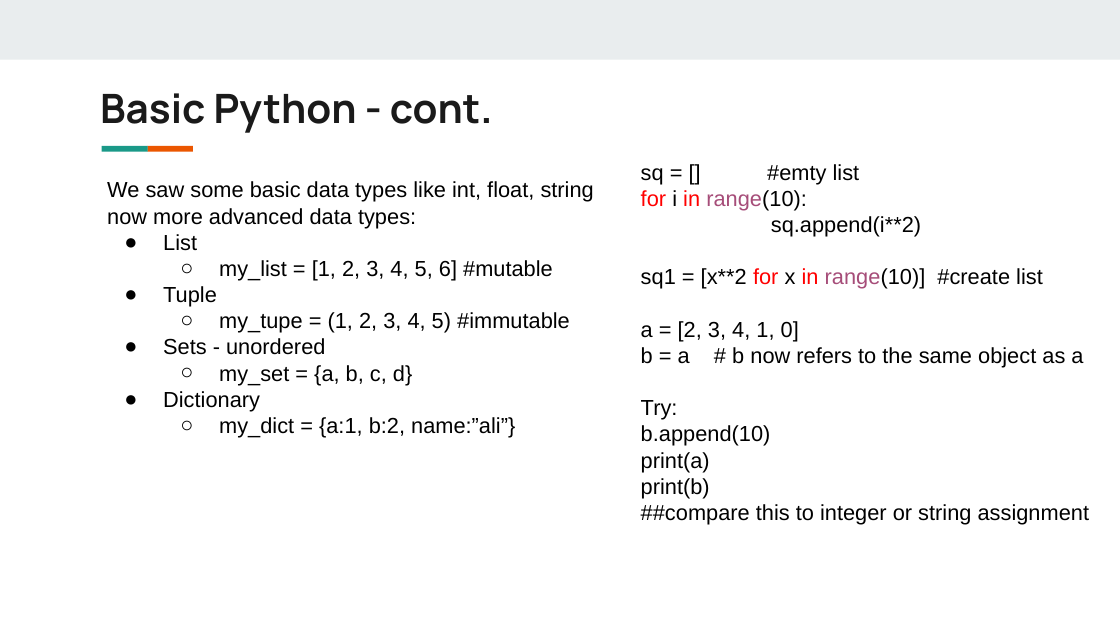
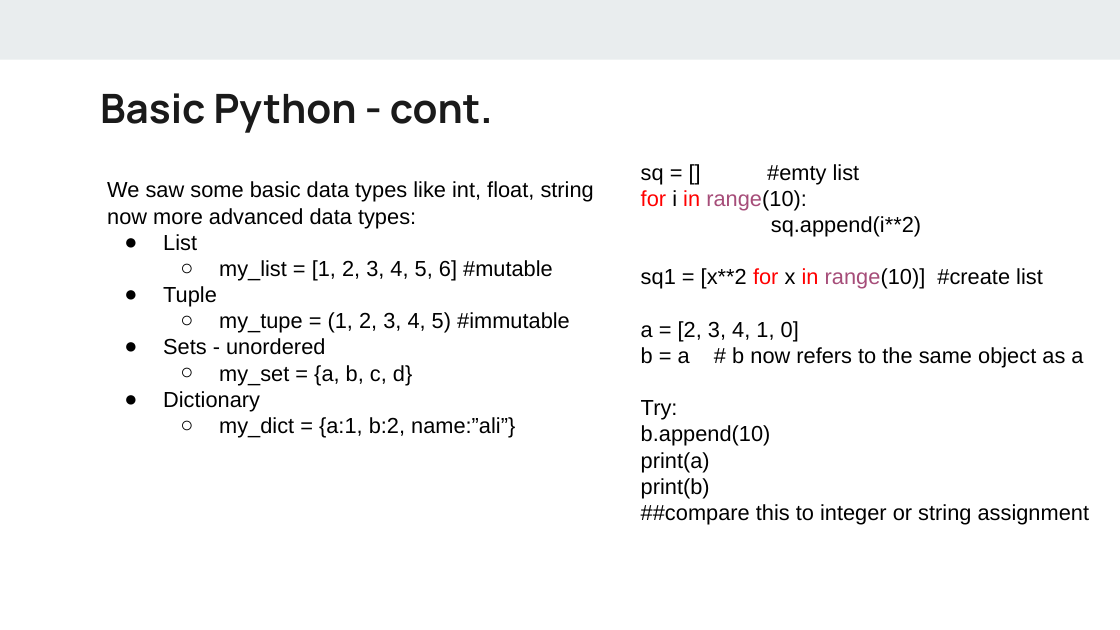
Before and after one commit to alif0/hello_world, a slide deck: slide 17 of lectures/Python - day1.pptx (slide 14 before the commit). Drawn at 1120x630 pixels with LibreOffice and Linux fonts; fonts in the diff are those of the drawing. Boxes give left, top, right and bottom in pixels: in the first picture for what was removed or moved away, otherwise in the second. Text is boxed around its words. In the diff, an @@ line names an element or a change of style, - is before the commit and + after.

```diff
--- a/lectures/Python - day1.pptx
+++ b/lectures/Python - day1.pptx
@@ rectangle removed at box(102, 146, 148, 151) @@
@@ rectangle removed at box(147, 146, 193, 151) @@
```
Also in this commit, not shown: 14 other slides changed, 3 slides added.
